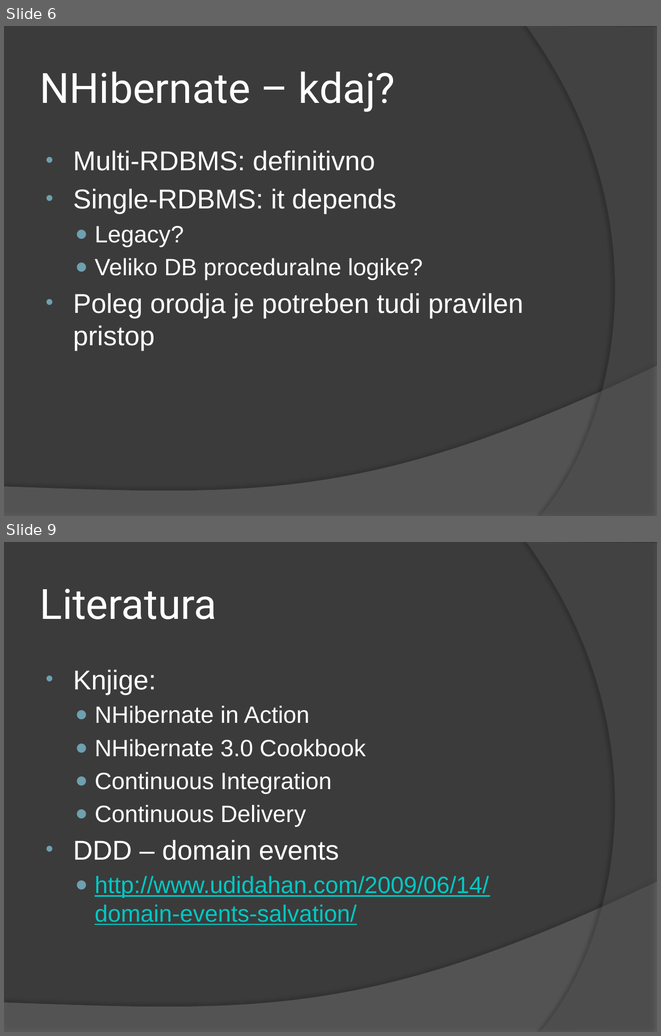
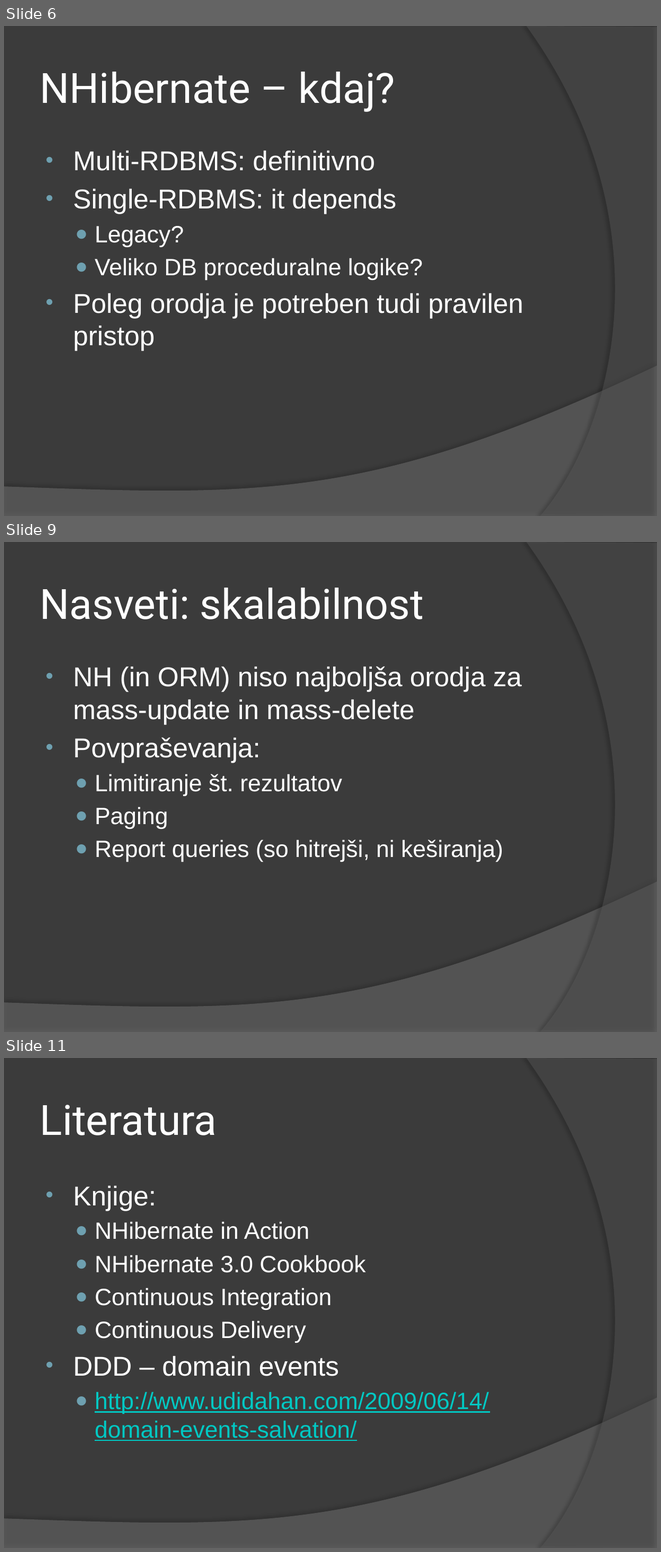
Before and after one commit to breki/Tutis, a slide deck: NHTutorial/docs/NH Presentation.pptx. Shown one above the other, each under a label of ours: slides 6 and 9 before the commit, slides 6, 9 and 11 after it; the slides between them are not shown. The pictures are 661x1036 and 661x1552 pixels, drawn with LibreOffice and Linux fonts; fonts in the diff are those of the drawing. Boxes give left, top, right and bottom in pixels: in the first picture for what was removed or moved away, otherwise in the second. Text is boxed around its words. In the diff, an @@ line names an element or a change of style, - is before the commit and + after.

```diff
--- a/NHTutorial/docs/NH Presentation.pptx
+++ b/NHTutorial/docs/NH Presentation.pptx
@@ slide 9 added at [4,542,657,1032], background #3B3B3B; not listed: 2 template elements that a slide beside it also shows @@
@@ title added at [40,588,424,619], 46 pt, text #FFFFFF @@
+Nasveti: skalabilnost
@@ text added at [73,666,522,862], 30 pt, text #FFFFFF @@
+• NH (in ORM) niso najboljša orodja za mass-update in mass-delete
+• Povpraševanja:
+  ● Limitiranje št. rezultatov
+  ● Paging
+  ● Report queries (so hitrejši, ni keširanja)
@@ what was slide 9 is now slide 11 @@
```
Also in this commit, not shown: 3 slides changed, 1 other slide added, 16 other files.
